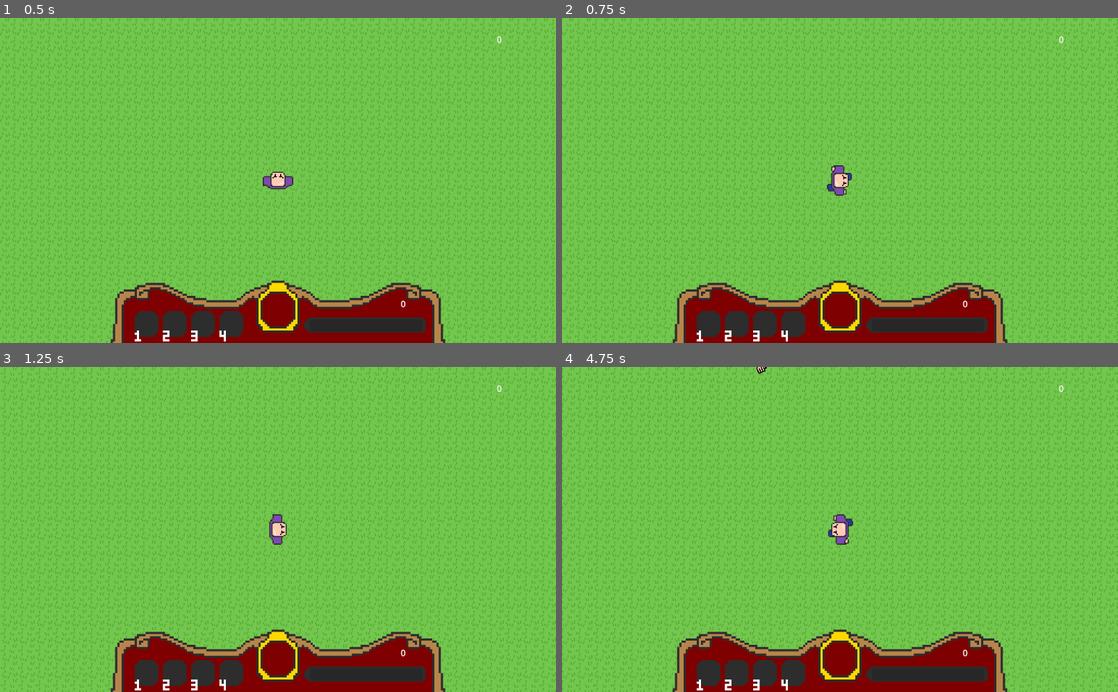
Above: before the commit, frames 1-4 (two rows, left to right).
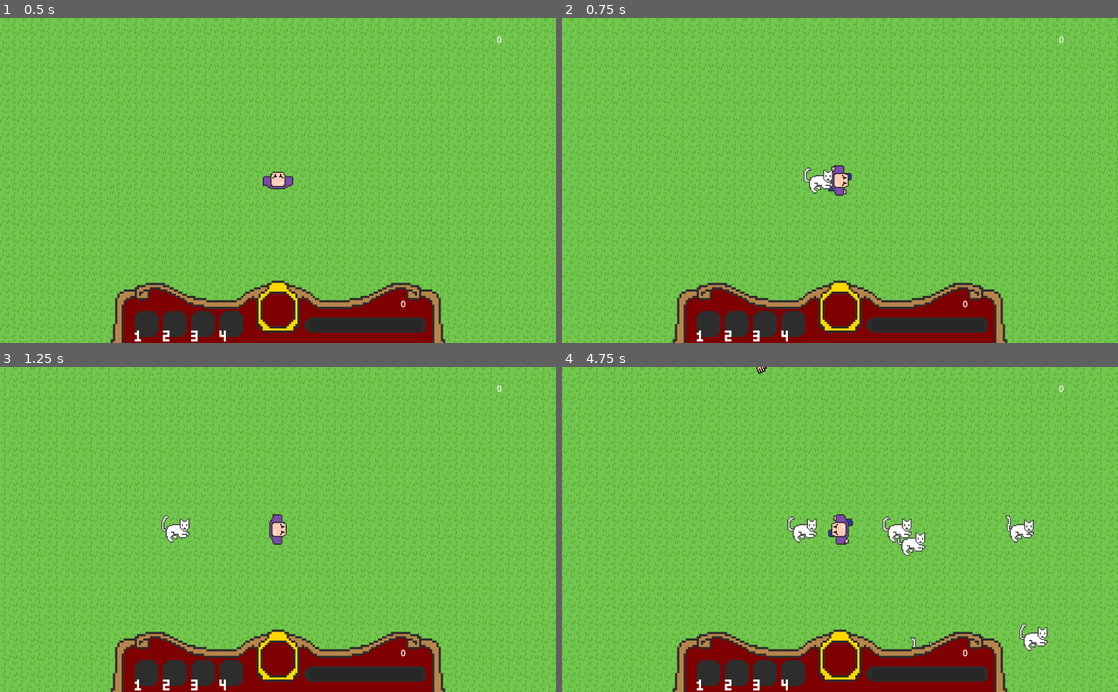
Above: after the commit, the same moments.

Repository: JessicaCC-gd/GGJ2024-2_4_1
Game: Godot game, scene res://level.tscn
The game is run twice, just before and just after one commit, with the same random seed, the same clock (stepped at 60 frames per second) and the same inputs.
Inputs:
- Up to frame 1 (0.5 s): no input
- Up to frame 2 (0.75 s): tap Enter at 0.5 s; hold Right (move_right) from 0.53 s (still down); tap 1 (action_1, bound only after the commit) at 0.6 s
- Up to frame 3 (1.25 s): keep holding Right (move_right)
- Up to frame 4 (4.75 s): release Right (move_right) at 1.28 s; hold Down (move_down) 1.28-2.03 s; tap 1 (action_1, bound only after the commit) every 0.75 s from 1.35 to 4.35 s; hold Right (move_right) 2.03-2.78 s; hold Up (move_up) 2.78-3.53 s; hold Left (move_left) from 3.53 s (still down)

Frame 1 is identical in both runs. In frame 2, 0.3% of the frame differs, in the area x 43-49%, y 45-55%; in frame 3, 0.3%; in frame 4, 1.3%, in the area x 40-88%, y 45-88%.

Commit message:
Add cat spawn

Diff:
--- /dev/null
+++ b/cat.gd
@@ -0,0 +1,6 @@
+extends Node2D
+
+@onready var _animated_sprite = $AnimatedSprite2D
+
+func _ready():
+	_animated_sprite.play("default")
--- a/cat.tscn
+++ b/cat.tscn
@@ -1,6 +1,7 @@
-[gd_scene load_steps=8 format=3 uid="uid://cpyky3qfidgc4"]
+[gd_scene load_steps=9 format=3 uid="uid://cpyky3qfidgc4"]
 
 [ext_resource type="Texture2D" uid="uid://d3pk6pou6g1q4" path="res://assets/sprites/cat_idle.png" id="1_k01sr"]
+[ext_resource type="Script" path="res://cat.gd" id="1_qxqcj"]
 
 [sub_resource type="AtlasTexture" id="AtlasTexture_auvnd"]
 atlas = ExtResource("1_k01sr")
@@ -41,9 +42,11 @@
 [sub_resource type="CircleShape2D" id="CircleShape2D_y3hmm"]
 radius = 16.0
 
-[node name="cat" type="CharacterBody2D"]
+[node name="cat" type="Node2D"]
+script = ExtResource("1_qxqcj")
 
 [node name="AnimatedSprite2D" type="AnimatedSprite2D" parent="."]
+y_sort_enabled = true
 position = Vector2(-1, 0)
 sprite_frames = SubResource("SpriteFrames_djc11")
 frame = 1
--- a/enemy.gd
+++ b/enemy.gd
@@ -14,6 +14,7 @@
 	damage_timer.timeout.connect(damage_player)
 	damage_timer.wait_time = 1.0
 	add_child(damage_timer)
+	_animated_sprite.play("walk")
 
 func _chase():
 	_raycast.set_target_position(_target.global_position - global_position)
--- a/level.gd
+++ b/level.gd
@@ -9,17 +9,15 @@
 
 @onready var player = $TileMap/Player
 
-# Called when the node enters the scene tree for the first time.
 func _ready():
 	enemy_spawn_timer = Timer.new()
 	add_child(enemy_spawn_timer)
 	enemy_spawn_timer.wait_time = 1.0
 	enemy_spawn_timer.one_shot = false
 	enemy_spawn_timer.start()
-	enemy_spawn_timer.connect("timeout", self._on_enemy_timer_timeout)
+	enemy_spawn_timer.connect("timeout", _on_enemy_timer_timeout)
 
 
-# Called every frame. 'delta' is the elapsed time since the previous frame.
 func _process(delta):
 	pass
 
--- a/player.gd
+++ b/player.gd
@@ -2,6 +2,7 @@
 
 
 @onready var _animated_sprite = $AnimatedSprite2D
+
 var speed = 150.0
 var force = 100.0
 var current_damage = 0
@@ -9,6 +10,7 @@
 var laughter_max = 100
 var trail = Trail.new()
 var scent_timer = Timer.new()
+var cat_scene = preload("res://cat.tscn")
 
 class Trail:
 	var max_count = 10
@@ -42,12 +44,17 @@
 	player_animation(input_dir)
 	velocity = input_dir.normalized() * speed
 
-	if move_and_slide(): # true if collided
+	if move_and_slide():
 		for i in get_slide_collision_count():
 			var col = get_slide_collision(i)
 			if col.get_collider() is CharacterBody2D:
 				var dir = col.get_collider().global_position.direction_to(self.global_position)
 				col.get_collider().position -= dir * force * delta
+
+	if Input.is_action_just_pressed("action_1"):
+		var cat = cat_scene.instantiate()
+		cat.position = position
+		get_parent().add_child(cat)
 
 
 func player_animation(input_dir):
--- a/project.godot
+++ b/project.godot
@@ -52,6 +52,26 @@
 , Object(InputEventKey,"resource_local_to_scene":false,"resource_name":"","device":-1,"window_id":0,"alt_pressed":false,"shift_pressed":false,"ctrl_pressed":false,"meta_pressed":false,"pressed":false,"keycode":0,"physical_keycode":68,"key_label":0,"unicode":100,"echo":false,"script":null)
 ]
 }
+action_1={
+"deadzone": 0.5,
+"events": [null, Object(InputEventKey,"resource_local_to_scene":false,"resource_name":"","device":0,"window_id":0,"alt_pressed":false,"shift_pressed":false,"ctrl_pressed":false,"meta_pressed":false,"pressed":false,"keycode":0,"physical_keycode":49,"key_label":0,"unicode":0,"echo":false,"script":null)
+]
+}
+action_2={
+"deadzone": 0.5,
+"events": [Object(InputEventKey,"resource_local_to_scene":false,"resource_name":"","device":0,"window_id":0,"alt_pressed":false,"shift_pressed":false,"ctrl_pressed":false,"meta_pressed":false,"pressed":false,"keycode":0,"physical_keycode":50,"key_label":0,"unicode":0,"echo":false,"script":null)
+]
+}
+action_3={
+"deadzone": 0.5,
+"events": [Object(InputEventKey,"resource_local_to_scene":false,"resource_name":"","device":-1,"window_id":0,"alt_pressed":false,"shift_pressed":false,"ctrl_pressed":false,"meta_pressed":false,"pressed":false,"keycode":0,"physical_keycode":51,"key_label":0,"unicode":51,"echo":false,"script":null)
+]
+}
+action_4={
+"deadzone": 0.5,
+"events": [Object(InputEventKey,"resource_local_to_scene":false,"resource_name":"","device":-1,"window_id":0,"alt_pressed":false,"shift_pressed":false,"ctrl_pressed":false,"meta_pressed":false,"pressed":false,"keycode":0,"physical_keycode":52,"key_label":0,"unicode":52,"echo":false,"script":null)
+]
+}
 
 [layer_names]
 
